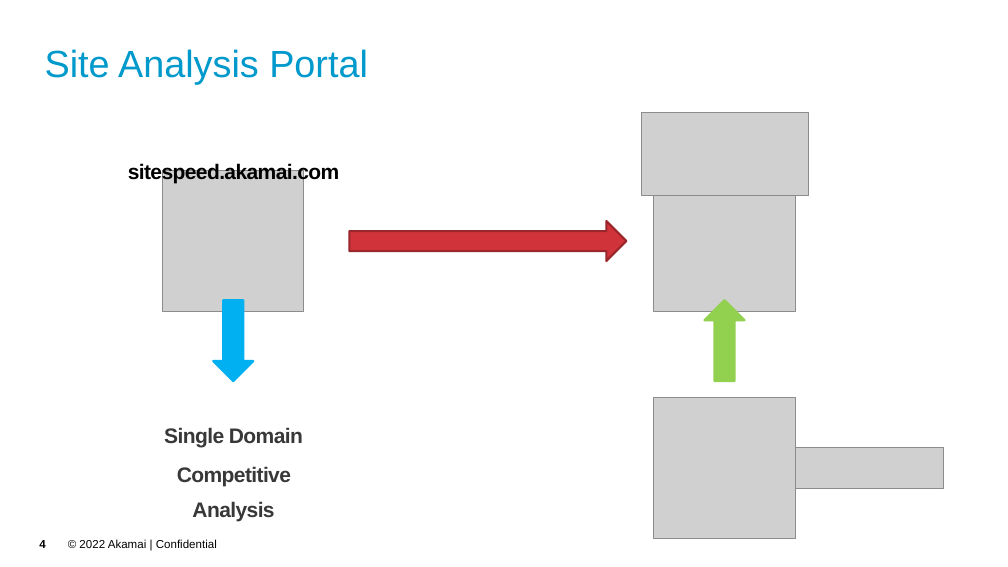
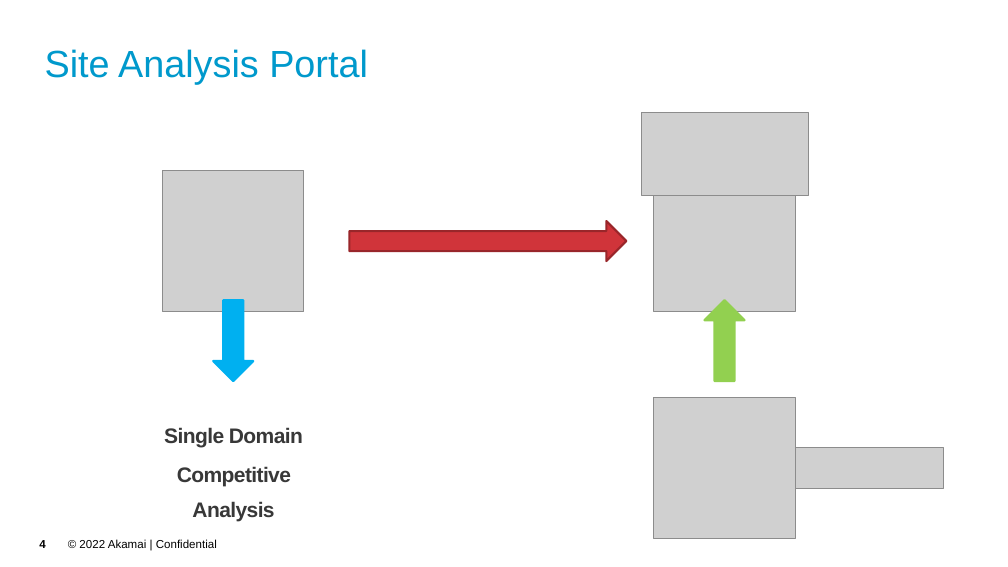
Before and after one commit to akamai-consulting/sitespeed, a slide deck: slide 4 of Info/Overview.pptx. Drawn at 1008x567 pixels with LibreOffice and Linux fonts; fonts in the diff are those of the drawing; grey boxes stand for pictures; background and template pictures are left out. Boxes give left, top, right and bottom in pixels: in the first picture for what was removed or moved away, otherwise in the second. Text is boxed around its words. In the diff, an @@ line names an element or a change of style, - is before the commit and + after.

```diff
--- a/Info/Overview.pptx
+++ b/Info/Overview.pptx
@@ text removed at <box>128,163,340,184</box> @@
-sitespeed.akamai.com
```
Also in this commit, not shown: 4 other slides changed, 13 other files.
